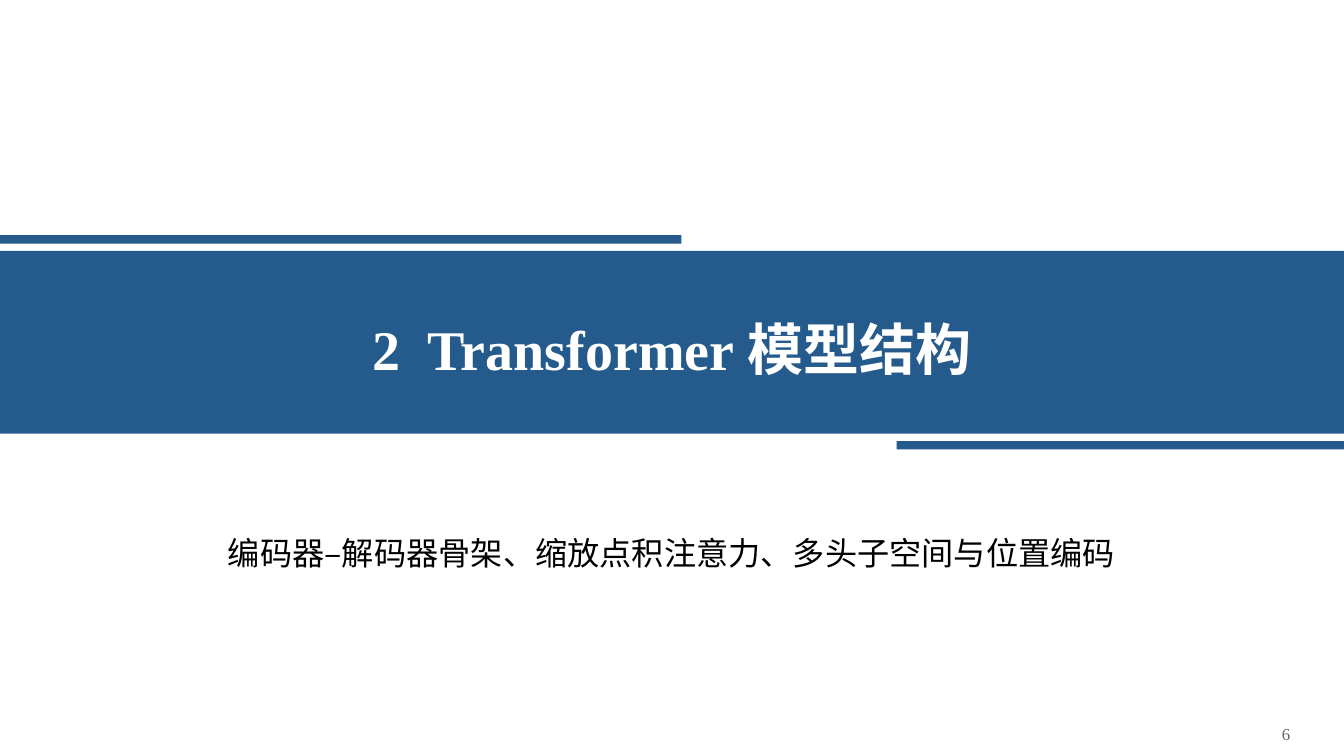
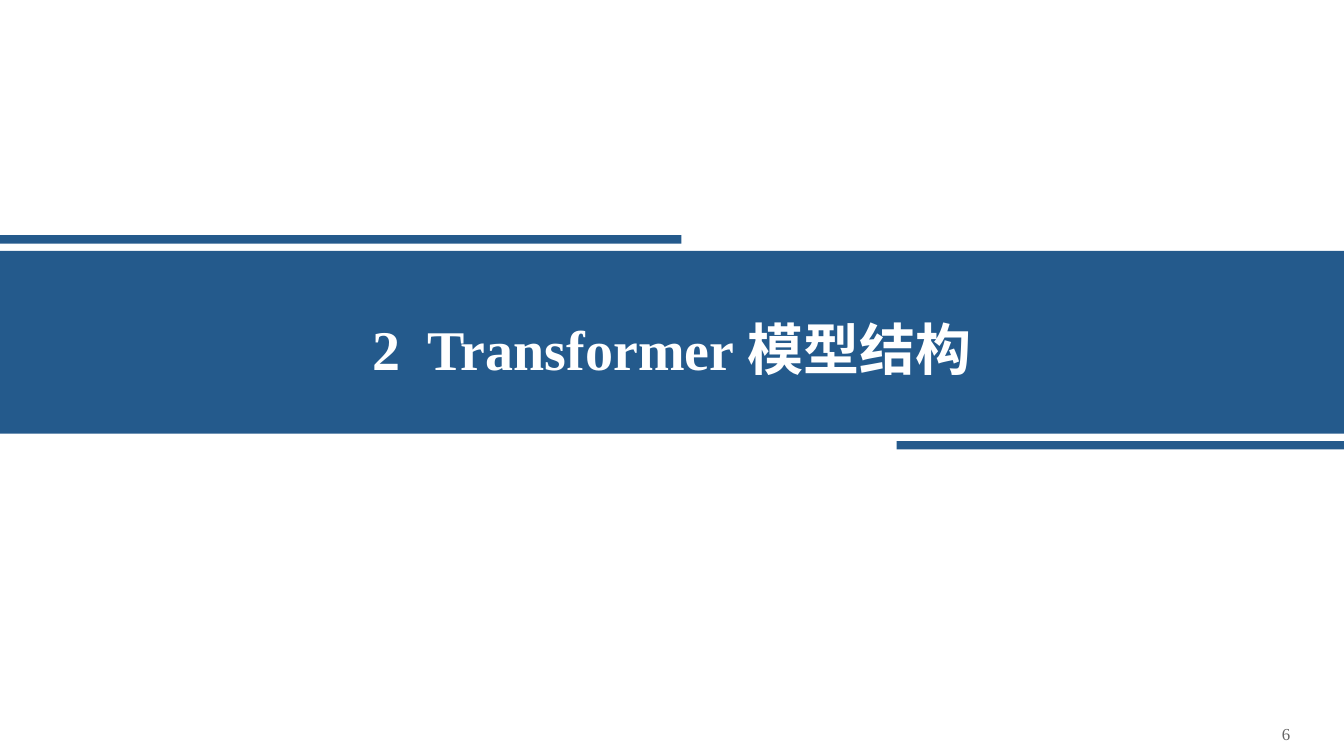
Before and after one commit to Starxy/skills, a slide deck: slide 6 of skills/ppt-craft/assets/academic-blue-template.pptx. Drawn at 1344x756 pixels with LibreOffice and Linux fonts; fonts in the diff are those of the drawing. Boxes give left, top, right and bottom in pixels: in the first picture for what was removed or moved away, otherwise in the second. Text is boxed around its words. In the diff, an @@ line names an element or a change of style, - is before the commit and + after.

```diff
--- a/skills/ppt-craft/assets/academic-blue-template.pptx
+++ b/skills/ppt-craft/assets/academic-blue-template.pptx
@@ text removed at <box>228,537,1115,568</box> @@
-编码器–解码器骨架、缩放点积注意力、多头子空间与位置编码
```
Also in this commit, not shown: 16 other slides changed, 1 slide added, 6 other files.
